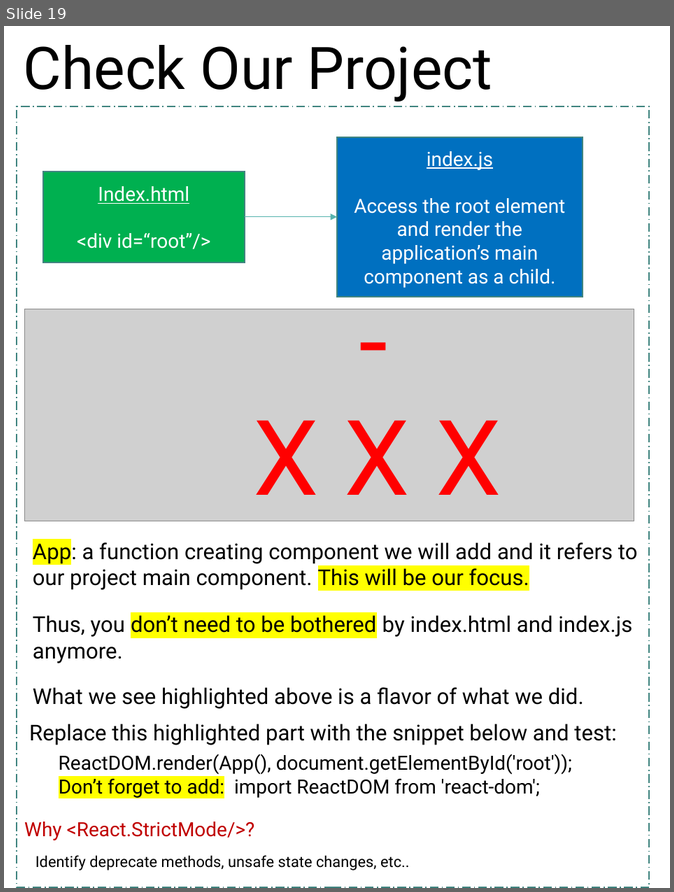
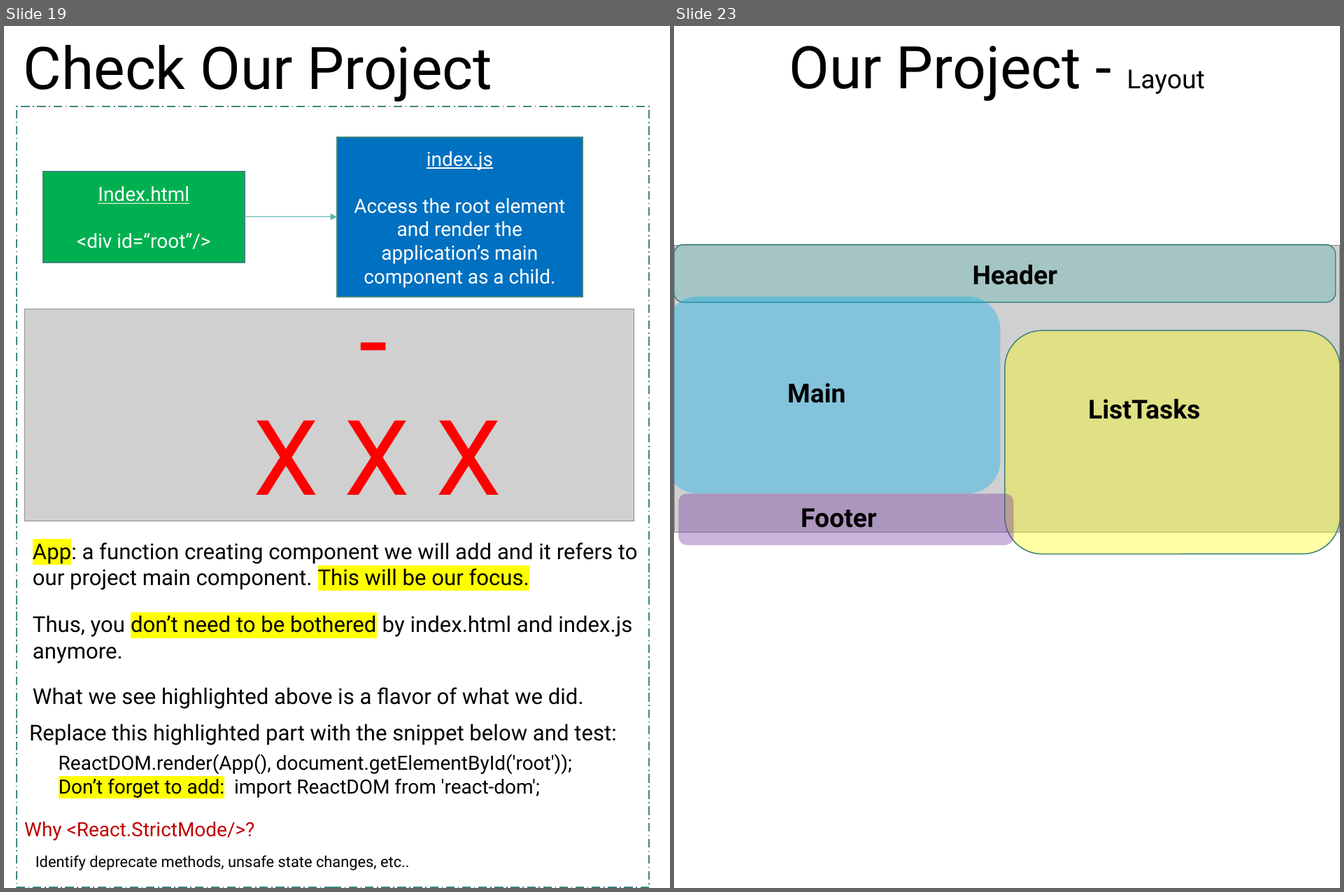
Before and after one commit to scorpion0511/mytracker, a slide deck: doc/React.pptx. Shown side by side, each under a label of ours: slide 19 before the commit, slides 19 and 23 after it; the slides between them are not shown. The pictures are 674x892 and 1344x892 pixels, drawn with LibreOffice and Linux fonts; fonts in the diff are those of the drawing; grey boxes stand for pictures. Boxes give left, top, right and bottom in pixels: in the first picture for what was removed or moved away, otherwise in the second. Text is boxed around its words. In the diff, an @@ line names an element or a change of style, - is before the commit and + after.

```diff
--- a/doc/React.pptx
+++ b/doc/React.pptx
@@ slide 23 added at (674, 26, 1340, 888), background #FFFFFF @@
@@ text added at (789, 46, 1205, 101), 54 pt, text #000000 @@
+Our Project - Layout
@@ picture added at (674, 246, 1340, 533) @@
@@ rounded rectangle added at (674, 244, 1336, 302), fill #58B4AE at 36% opacity, outline #418581 1 pt @@
@@ text added at (973, 265, 1058, 285), 24 pt, text #000000, bold @@
+Header
@@ rounded rectangle added at (674, 296, 1001, 494), fill #00B0F0 at 36% opacity @@
@@ rounded rectangle added at (1005, 331, 1340, 554), fill #FFFF00 at 36% opacity, outline #418581 1 pt @@
@@ text added at (787, 383, 846, 403), 24 pt, text #000000, bold @@
+Main
@@ text added at (1088, 399, 1200, 419), 24 pt, text #000000, bold @@
+ListTasks
@@ rounded rectangle added at (679, 494, 1014, 546), fill #7030A0 at 36% opacity @@
@@ text added at (801, 508, 877, 533), 24 pt, text #000000, bold @@
+Footer
```
Also in this commit, not shown: 1 slide changed, 4 other slides added, 3 slides removed.
